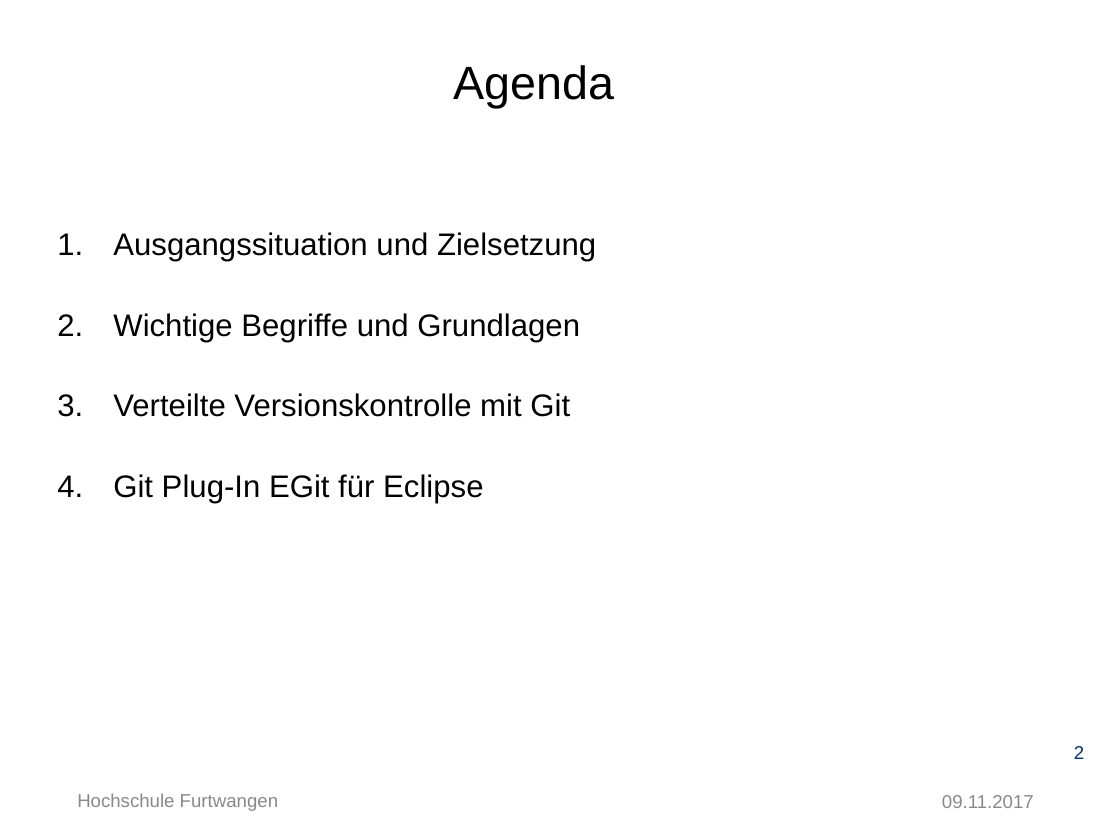
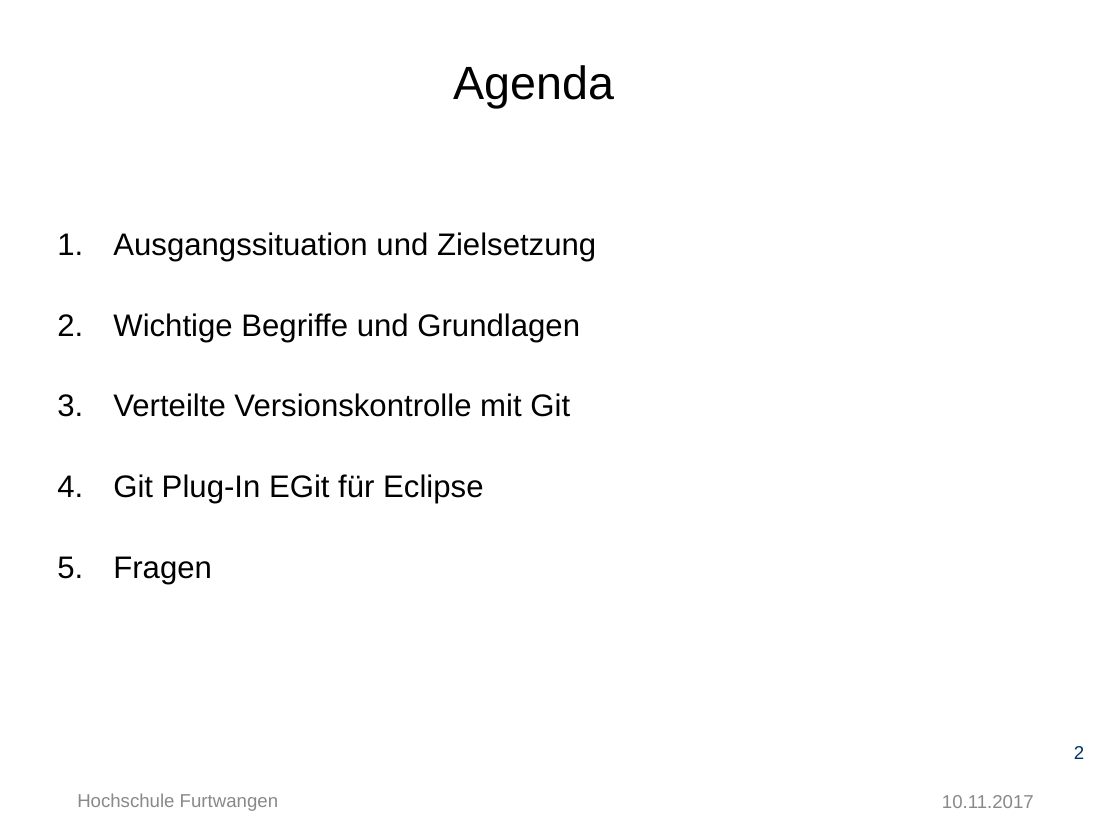
Before and after one commit to Ertugrul-Furtwangen/Erti, a slide deck: slide 2 of Thesis-Präsentation-Ertugrul_Özkara.pptx. Drawn at 1120x840 pixels with LibreOffice and Linux fonts; fonts in the diff are those of the drawing; background and template pictures are left out. Boxes give left, top, right and bottom in pixels: in the first picture for what was removed or moved away, otherwise in the second. Text is boxed around its words. In the diff, an @@ line names an element or a change of style, - is before the commit and + after.

```diff
--- a/Thesis-Präsentation-Ertugrul_Özkara.pptx
+++ b/Thesis-Präsentation-Ertugrul_Özkara.pptx
@@ text at [113, 556, 212, 585]: paragraph added @@
+5. Fragen
@@ text at [942, 795, 1034, 808]: text changed @@
-09.11.2017
+10.11.2017
```
Also in this commit, not shown: 41 other slides changed, 1 slide added.
